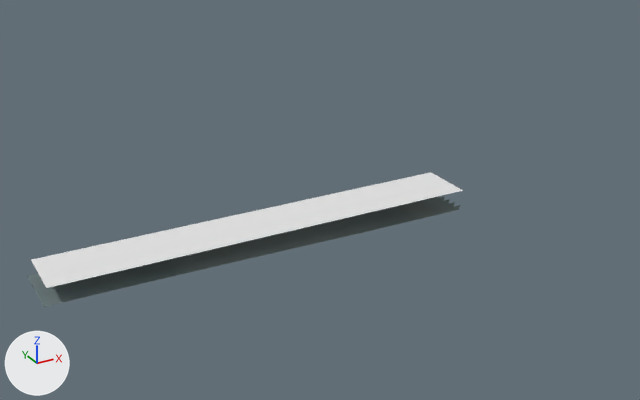
Two versions of the glTF model eloria-assets/maps/continent-v2/whitepeak/client/chunks/11_15/world.glb, one commit apart.
Before and after are seen from a 50 mm lens placed at (9.8, -660.9, 81.1), pointed at (107.9, -482.7, -8.0). Arrows for +X, +Y and +Z are at lower left; the lights stay in place. The older version comes first. Where no turn or scale is listed for an object, it has been applied to the vertices. Vertices at exactly the same position are counted once.

In view in the first picture: 'AuthoredGround_whitepeakBase_whitepeak_11_15', 'Water_whitepeak_11_15' and 1 more.
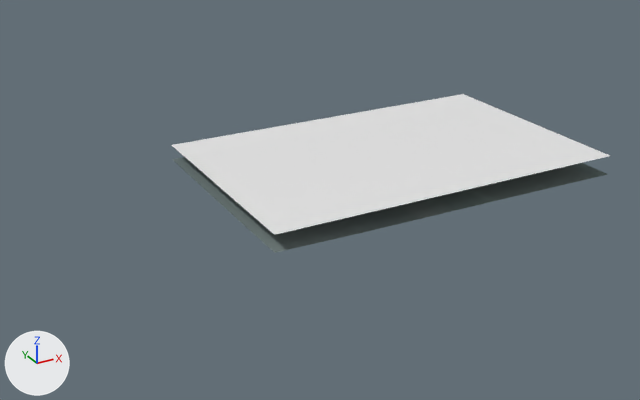
Location of each change, [x1, y1, x2, y2] in pixels of the pictures (640 x 400 px):
'Water_whitepeak_11_15', reshaped (21% taller): before [31, 172, 463, 288]; after [172, 94, 610, 235]

The edits, one by one:
me_water_whitepeak_11_15 is used by ob_water_whitepeak_11_15; location (-1351.0, 5621.0, 0.0).
me_water_whitepeak_11_15 had 4 vertices, 2 faces and spanned x 1386.0..1482.0, y -6131.0..-6118.0, z 0.0.
me_water_whitepeak_11_15 now has 4 vertices, 2 faces and spans x 1433.0..1529.0, y -6131.0..-6069.0, z 0.0.
Part 1, on me_water_whitepeak_11_15:
Vertex 0 of me_water_whitepeak_11_15 moves from (1386.0, -6118.0, 0.0) at pixel (30, 259) to (1433.0, -6069.0, 0.0) at pixel (171, 145).
Vertex 1 of me_water_whitepeak_11_15 moves from (1386.0, -6131.0, 0.0) at pixel (46, 288) to (1433.0, -6131.0, 0.0) at pixel (274, 234).
Vertex 2 of me_water_whitepeak_11_15 moves from (1482.0, -6118.0, 0.0) at pixel (430, 172) to (1529.0, -6069.0, 0.0) at pixel (463, 94).
Vertex 3 of me_water_whitepeak_11_15 moves from (1482.0, -6131.0, 0.0) at pixel (463, 190) to (1529.0, -6131.0, 0.0) at pixel (610, 155).
